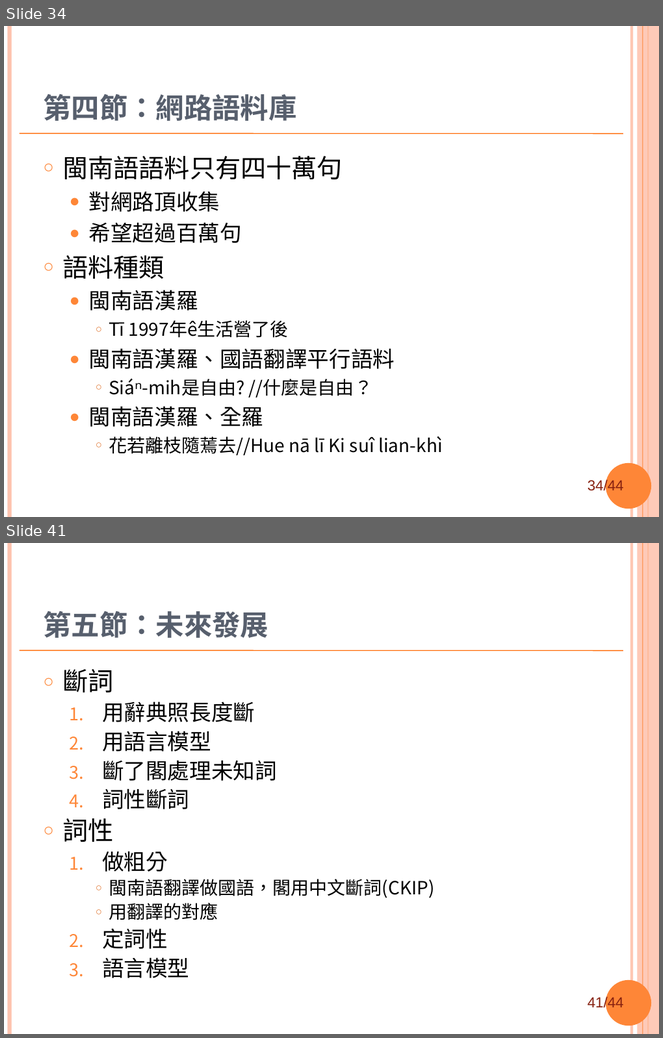
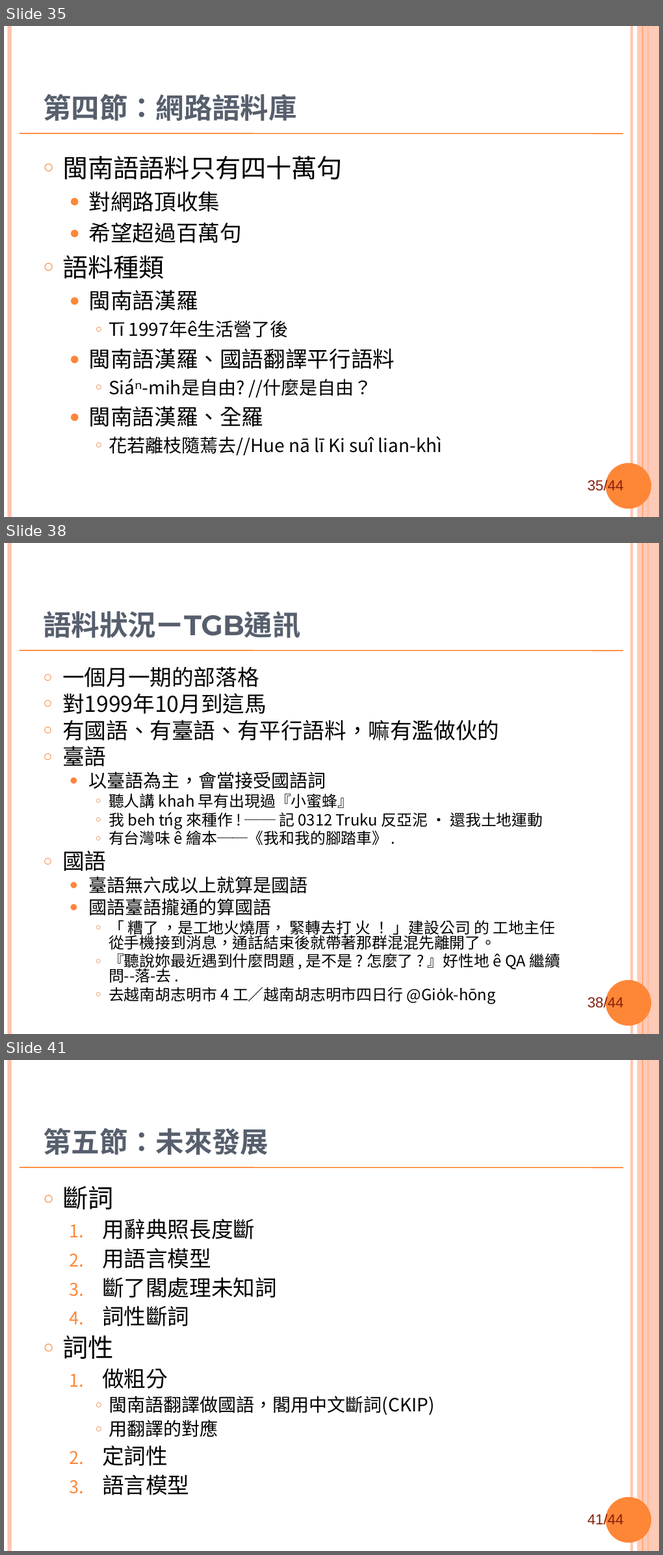
Before and after one commit to sih4sing5hong5/po3-ko3_tau5-iann2-phinn3, a slide deck: 翻譯報告.ppt. Shown one above the other, each under a label of ours: slides 34 and 41 before the commit, slides 35, 38 and 41 after it; the slides between them are not shown. The pictures are 663x1038 and 663x1555 pixels, drawn with LibreOffice and Linux fonts; fonts in the diff are those of the drawing; background and template pictures are left out. Boxes give left, top, right and bottom in pixels: in the first picture for what was removed or moved away, otherwise in the second. Text is boxed around its words. In the diff, an @@ line names an element or a change of style, - is before the commit and + after.

```diff
--- a/翻譯報告.ppt
+++ b/翻譯報告.ppt
@@ slide 38 added at (4, 543, 659, 1034), background #FFFFFF; not listed: 8 template elements that a slide beside it also shows @@
@@ title added at (43, 611, 300, 638), 31 pt, text #575F6D, bold @@
+語料狀況ㄧTGB通訊
@@ text added at (62, 667, 560, 1005), 17 pt, text #000000 @@
+○ 一個月一期的部落格
+○ 對1999年10月到這馬
+○ 有國語、有臺語、有平行語料，嘛有濫做伙的
+○ 臺語
+  ● 以臺語為主，會當接受國語詞
+    ○ 聽人講 khah 早有出現過『小蜜蜂』
+    ○ 我 beh tńg 來種作 ! ── 記 0312 Truku 反亞泥 ‧ 還我土地運動
+    ○ 有台灣味 ê 繪本──《我和我的腳踏車》 .
+○ 國語
+  ● 臺語無六成以上就算是國語
+  ● 國語臺語攏通的算國語
+    ○ 「 糟了 ，是工地火燒厝， 緊轉去打 火 ！ 」建設公司 的 工地主任 從手機接到消息，通話結束後就帶著那群混混先離開了。
+    ○ 『聽說妳最近遇到什麼問題 , 是不是 ? 怎麼了 ? 』好性地 ê QA 繼續問--落-去 .
+    ○ 去越南胡志明市 4 工／越南胡志明市四日行 @Gio̍k-hōng
@@ what was slide 34 is now slide 35 @@
@@ page number at (588, 479, 624, 494): text changed @@
-34/44
+35/44
```
Also in this commit, not shown: 3 slides changed, 3 other slides added, 3 slides removed.
